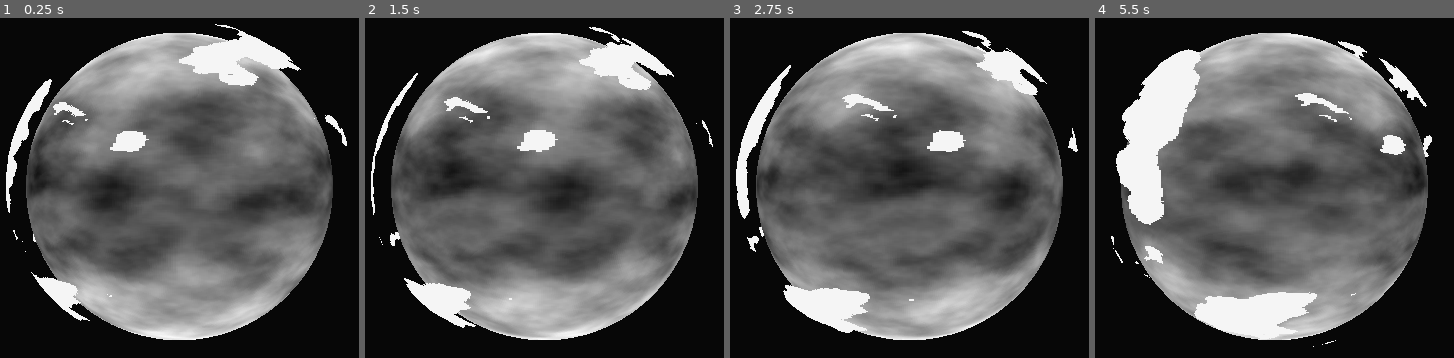
Above: before the commit, frames 1-4 (left to right).
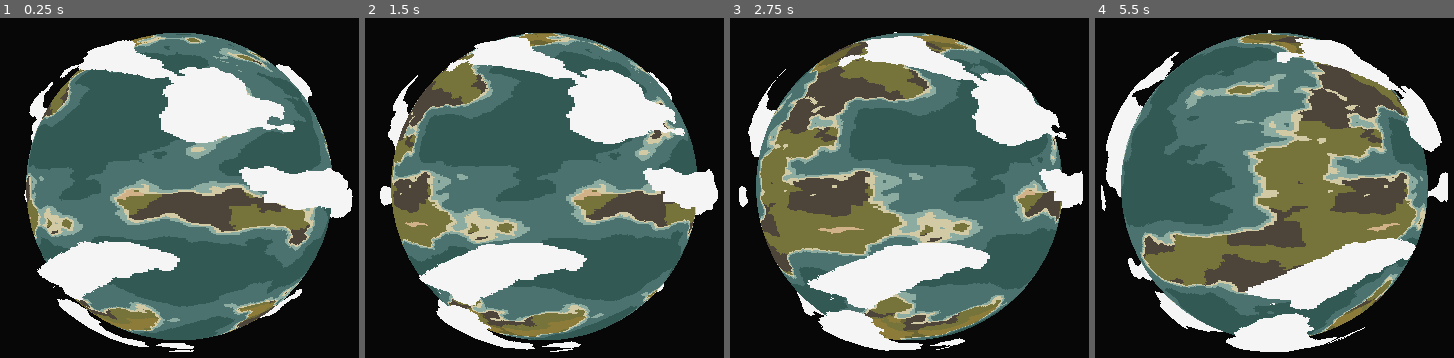
Above: after the commit, the same moments.

Repository: OccultParrot/pixel-planet
Game: Godot game, scene res://scenes/root.tscn
Two runs of this game, one before a commit and one after it. Both use one fixed random seed, a clock stepped at 60 frames per second and the inputs below.
Inputs:
- Up to frame 1 (0.25 s): no input
- Up to frame 2 (1.5 s): tap Enter at 0.5 s
- Up to frame 3 (2.75 s): no input
- Up to frame 4 (5.5 s): no input

The runs differ from the first frame. In frame 1, 61% of the frame differs, in the area x 1-99%, y 1-99%; in frame 2, 59%; in frame 3, 59%; in frame 4, 62%, in the area x 1-99%, y 3-99%.

Commit message:
Did some cloud stuff and updated photo of earth for readme

Diff:
--- a/scenes/root.tscn
+++ b/scenes/root.tscn
@@ -9,20 +9,21 @@
 
 [sub_resource type="FastNoiseLite" id="FastNoiseLite_kycxp"]
 noise_type = 3
-seed = 381899643
-frequency = 0.0173
+seed = -2128145356
+frequency = 0.0117
+domain_warp_type = 2
 
 [sub_resource type="FastNoiseLite" id="FastNoiseLite_j287u"]
-seed = -68769988
+seed = 1882522094
 frequency = 0.0173
 
 [sub_resource type="FastNoiseLite" id="FastNoiseLite_5sfjl"]
-seed = 1577831285
+seed = -865137434
 frequency = 0.0189
 
 [sub_resource type="FastNoiseLite" id="FastNoiseLite_3hfy5"]
 noise_type = 3
-seed = 1336062230
+seed = 518130035
 
 [sub_resource type="NoiseTexture2D" id="NoiseTexture2D_kycxp"]
 seamless = true
@@ -33,7 +34,7 @@
 shader = ExtResource("1_lrqlo")
 shader_parameter/noise = SubResource("NoiseTexture2D_kycxp")
 shader_parameter/pixel_size = 600
-shader_parameter/cloud_threshold = 0.7
+shader_parameter/cloud_threshold = 0.65
 shader_parameter/cloud_color = Color(0.960784, 0.960784, 0.960784, 1)
 
 [sub_resource type="SphereMesh" id="SphereMesh_j287u"]
@@ -62,7 +63,7 @@
 shader_parameter/temperature_noise = SubResource("NoiseTexture2D_3hfy5")
 shader_parameter/temperature_noise_impact = 0.5
 shader_parameter/displacement_coefficient = 0.5
-shader_parameter/landmass_threshold = 0.5
+shader_parameter/landmass_threshold = 0.6
 shader_parameter/beach_width = 0.017
 shader_parameter/shore_width = 0.028
 shader_parameter/ocean_width = 0.13
@@ -75,7 +76,7 @@
 shader_parameter/cold_color = Color(0.419608, 0.396078, 0.207843, 1)
 shader_parameter/desert_color = Color(0.819608, 0.694118, 0.529412, 1)
 shader_parameter/dry_color = Color(0.466667, 0.454902, 0.231373, 1)
-shader_parameter/DEBUG_temp_gradient = true
+shader_parameter/DEBUG_temp_gradient = false
 shader_parameter/DEBUG_rainfall_noise = false
 shader_parameter/DEBUG_altitude_noise = false
 
@@ -94,10 +95,10 @@
 
 [node name="Root" type="Node3D"]
 script = ExtResource("1_kycxp")
-show_temp = true
 landmass_noise = SubResource("FastNoiseLite_kycxp")
 rainfall_noise = SubResource("FastNoiseLite_j287u")
 temperature_noise = SubResource("FastNoiseLite_5sfjl")
+landmass_threshold = 0.6
 cloud_noise = SubResource("FastNoiseLite_3hfy5")
 
 [node name="Celestial Body" type="Node3D" parent="."]
--- a/scripts/root.gd
+++ b/scripts/root.gd
@@ -91,7 +91,6 @@
 	#await cloud_noise.changed
 	print("Cloud Seed:", cloud_noise.seed)
 
-
 @export_category("Shader Tools & Settings")
 @export_tool_button("Regenerate", "Callable") var regenerate_shader_action = regenerate_shader
 @export_tool_button("Randomise Noise", "NoiseTexture2D") var randomise_noise_action = randomise_noise
@@ -134,7 +133,6 @@
 @export_range(0.0, 10000, 2.0) var cloud_pixel_size: int = 600
 @export var cloud_color: Color = Color.WHITE_SMOKE
 
-
 func unhandledinput(event: InputEvent) -> void:
 	if event is InputEventKey and event.is_pressed():
 		if (event as InputEventKey).keycode == KEY_ESCAPE:
Binary file changed: assets/Screenshot 2025-07-16 223937.png
